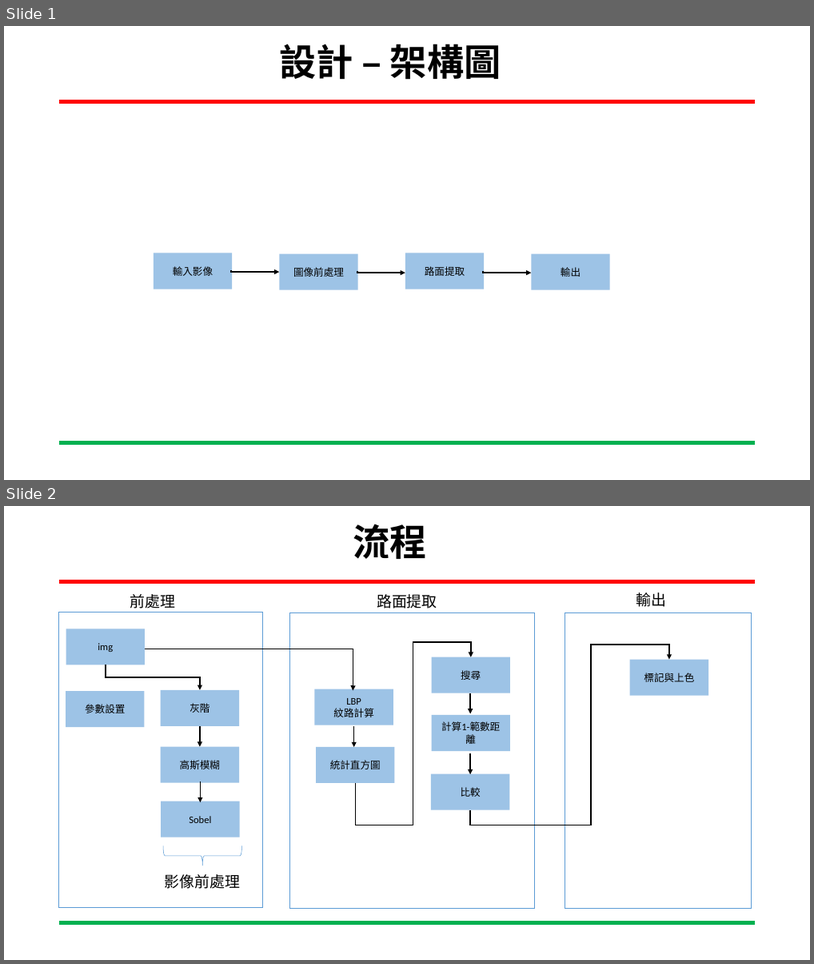
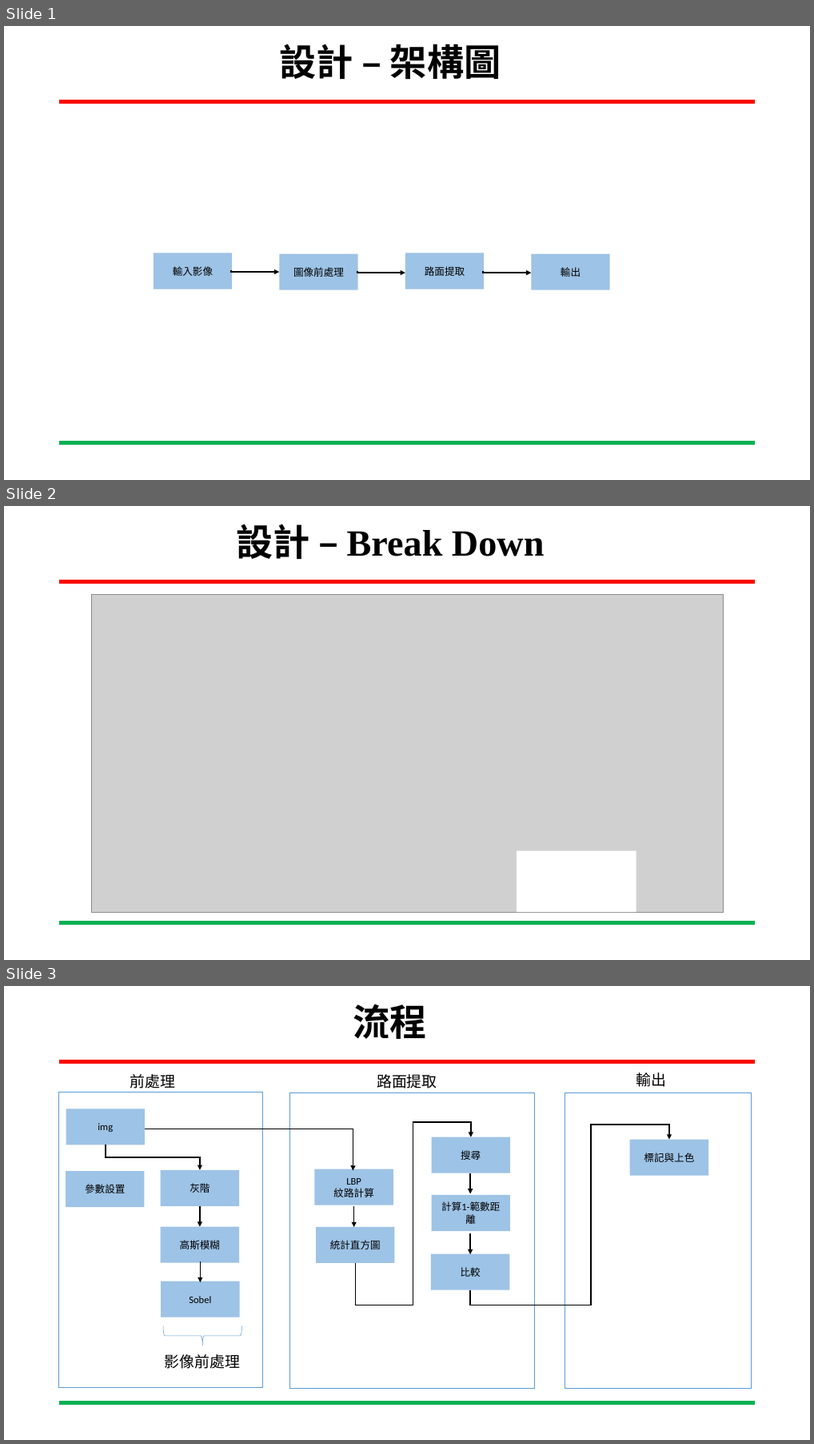
Before and after one commit to CCH147/113embedded-image, a slide deck: 嵌入式影像處理_1107.pptx. Shown one above the other, each under a label of ours: slides 1 and 2 before the commit, slides 1, 2 and 3 after it. The pictures are 814x964 and 814x1444 pixels, drawn with LibreOffice and Linux fonts; fonts in the diff are those of the drawing; grey boxes stand for pictures; background and template pictures are left out. Boxes give left, top, right and bottom in pixels: in the first picture for what was removed or moved away, otherwise in the second. Text is boxed around its words. In the diff, an @@ line names an element or a change of style, - is before the commit and + after.

Commit message:
added pptx

```diff
--- a/嵌入式影像處理_1107.pptx
+++ b/嵌入式影像處理_1107.pptx
@@ slide 2 added at (4, 506, 810, 960), background #FFFFFF; not listed: 2 template elements that a slide beside it also shows @@
@@ title added at (236, 524, 544, 559), 44 pt, text #000000, bold @@
+設計 – Break Down
@@ picture added at (91, 594, 723, 912) @@
@@ rectangle added at (517, 851, 637, 912), fill #FFFFFF @@
@@ what was slide 2 is now slide 3 @@
```
